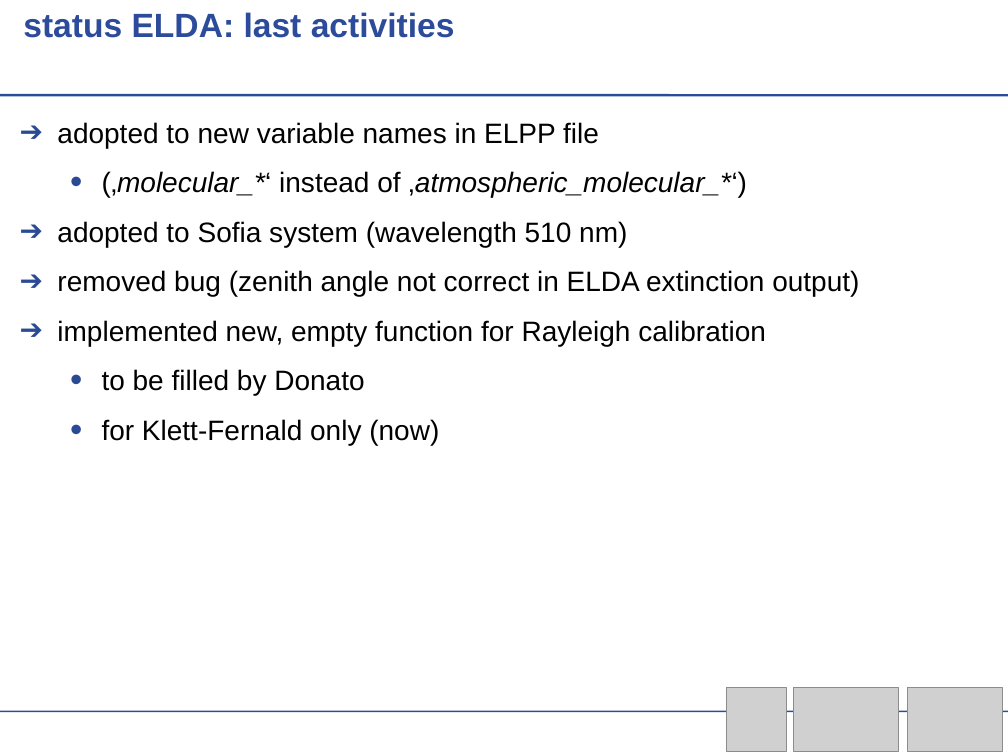
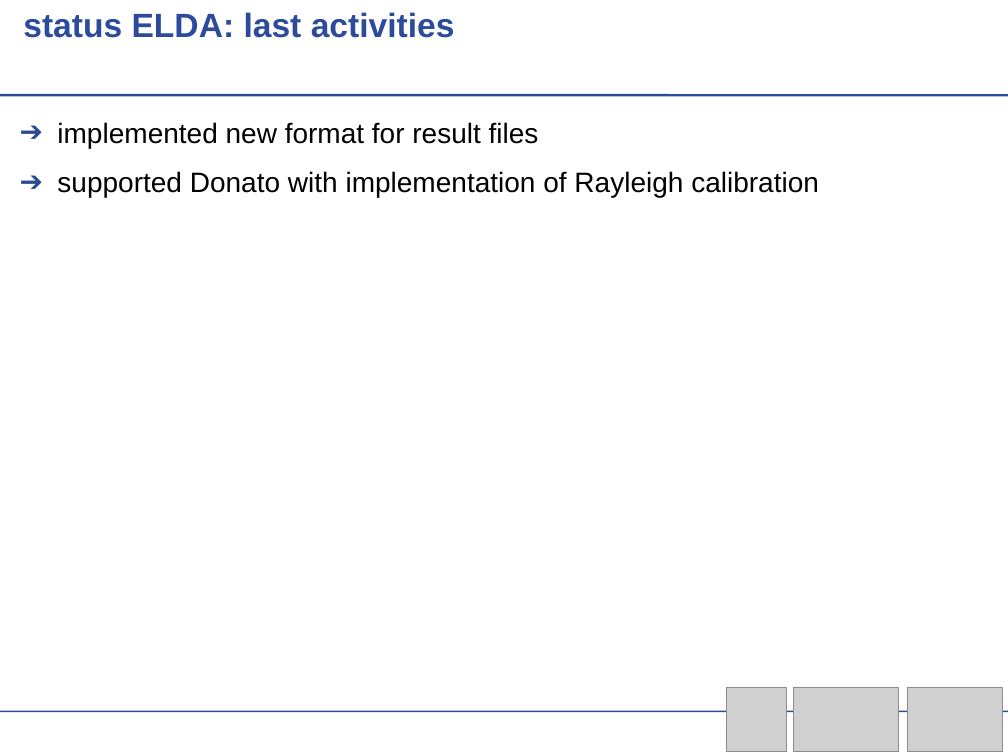
Before and after one commit to actris-scc/ELDAmwl, a slide deck: slide 1 of ELDAmwl.odp. Drawn at 1008x756 pixels with LibreOffice and Linux fonts; fonts in the diff are those of the drawing; grey boxes stand for pictures; background and template pictures are left out. Boxes give left, top, right and bottom in pixels: in the first picture for what was removed or moved away, otherwise in the second. Text is boxed around its words. In the diff, an @@ line names an element or a change of style, - is before the commit and + after.

```diff
--- a/ELDAmwl.odp
+++ b/ELDAmwl.odp
@@ text at <box>57,122,819,197</box>: text changed @@
-➔ adopted to new variable names in ELPP file
-  • (‚molecular_*‘ instead of ‚atmospheric_molecular_*‘)
-➔ adopted to Sofia system (wavelength 510 nm)
-➔ removed bug (zenith angle not correct in ELDA extinction output)
-➔ implemented new, empty function for Rayleigh calibration
-  • to be filled by Donato
-  • for Klett-Fernald only (now)
+➔ implemented new format for result files
+➔ supported Donato with implementation of Rayleigh calibration
```
Also in this commit, not shown: 8 other slides changed, 2 slides added, 1 slide removed, 2 other files.
